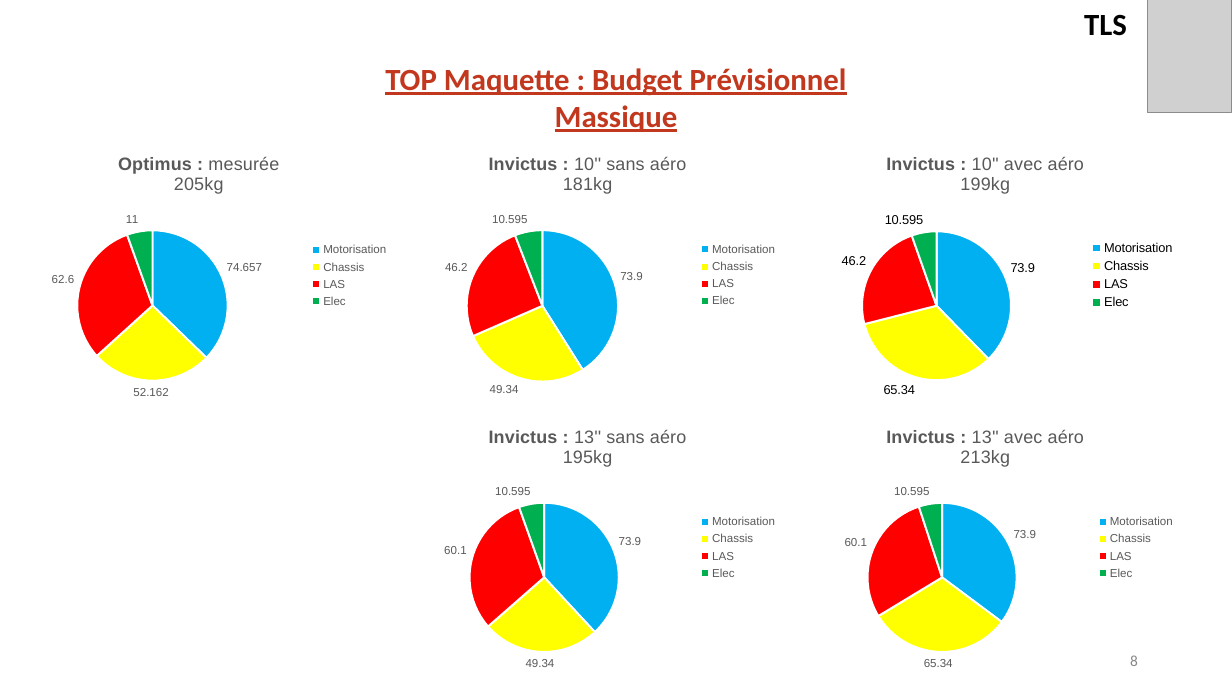
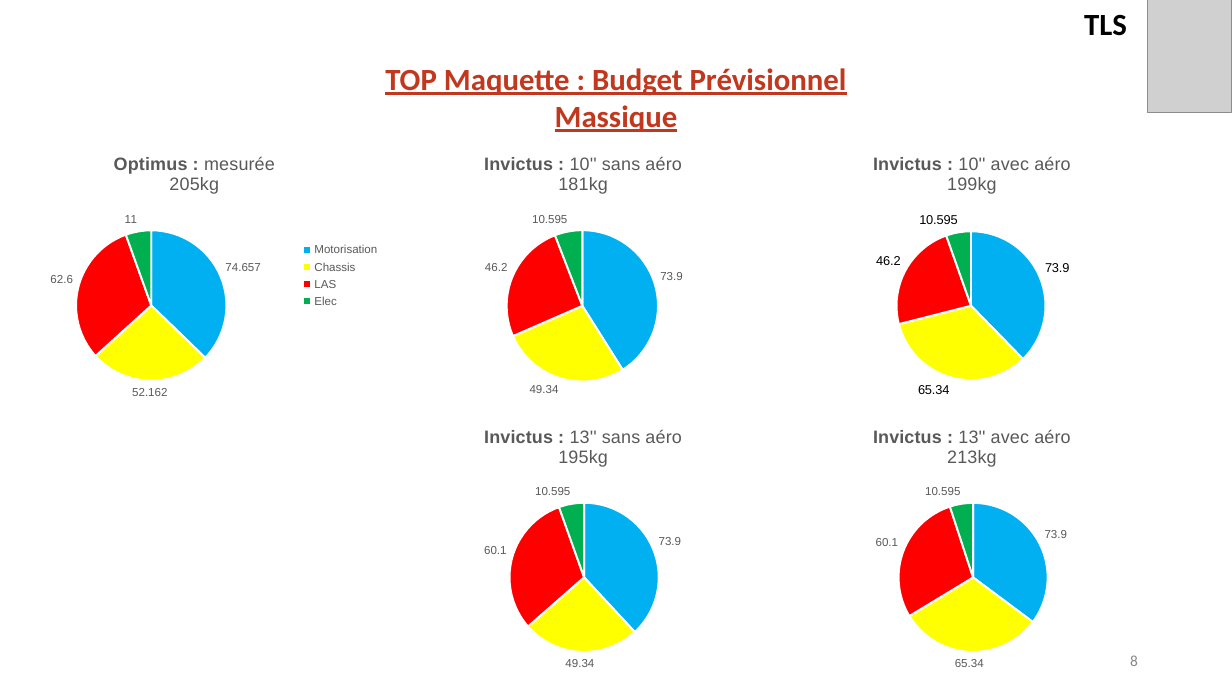
Before and after one commit to EOSCogniton/STUF-2020, a slide deck: slide 8 of AB_TOPs/02_Top_Maquette/Top_Maquette_V2.2.pptx. Drawn at 1232x693 pixels with LibreOffice and Linux fonts; fonts in the diff are those of the drawing; grey boxes stand for pictures; background and template pictures are left out. Boxes give left, top, right and bottom in pixels: in the first picture for what was removed or moved away, otherwise in the second. Text is boxed around its words. In the diff, an @@ line names an element or a change of style, - is before the commit and + after.

```diff
--- a/AB_TOPs/02_Top_Maquette/Top_Maquette_V2.2.pptx
+++ b/AB_TOPs/02_Top_Maquette/Top_Maquette_V2.2.pptx
@@ pie chart: place and size @@
-pie chart at [0, 140, 397, 413]
+pie chart at [0, 140, 389, 413]
@@ pie chart at [389, 140, 778, 411] @@
-categories: Motorisation, Chassis, LAS, Elec
+categories: 1, 2, 3, 4
@@ legend changed @@
@@ pie chart: place and size @@
-pie chart at [389, 140, 787, 411]
+pie chart at [389, 140, 778, 411]
@@ pie chart at [778, 140, 1167, 411] @@
-categories: Motorisation, Chassis, LAS, Elec
+categories: 1, 2, 3, 4
@@ legend changed @@
@@ pie chart: place and size @@
-pie chart at [787, 140, 1184, 411]
+pie chart at [778, 140, 1167, 411]
@@ pie chart at [389, 412, 778, 684] @@
-categories: Motorisation, Chassis, LAS, Elec
+categories: 1, 2, 3, 4
@@ legend changed @@
@@ pie chart: place and size @@
-pie chart at [389, 412, 787, 684]
+pie chart at [389, 412, 778, 684]
@@ pie chart at [778, 412, 1167, 684] @@
-categories: Motorisation, Chassis, LAS, Elec
+categories: 1, 2, 3, 4
@@ legend changed @@
@@ pie chart: place and size @@
-pie chart at [787, 412, 1184, 684]
+pie chart at [778, 412, 1167, 684]
```
Also in this commit, not shown: 5 other slides changed, 1 slide added, 17 other files.
